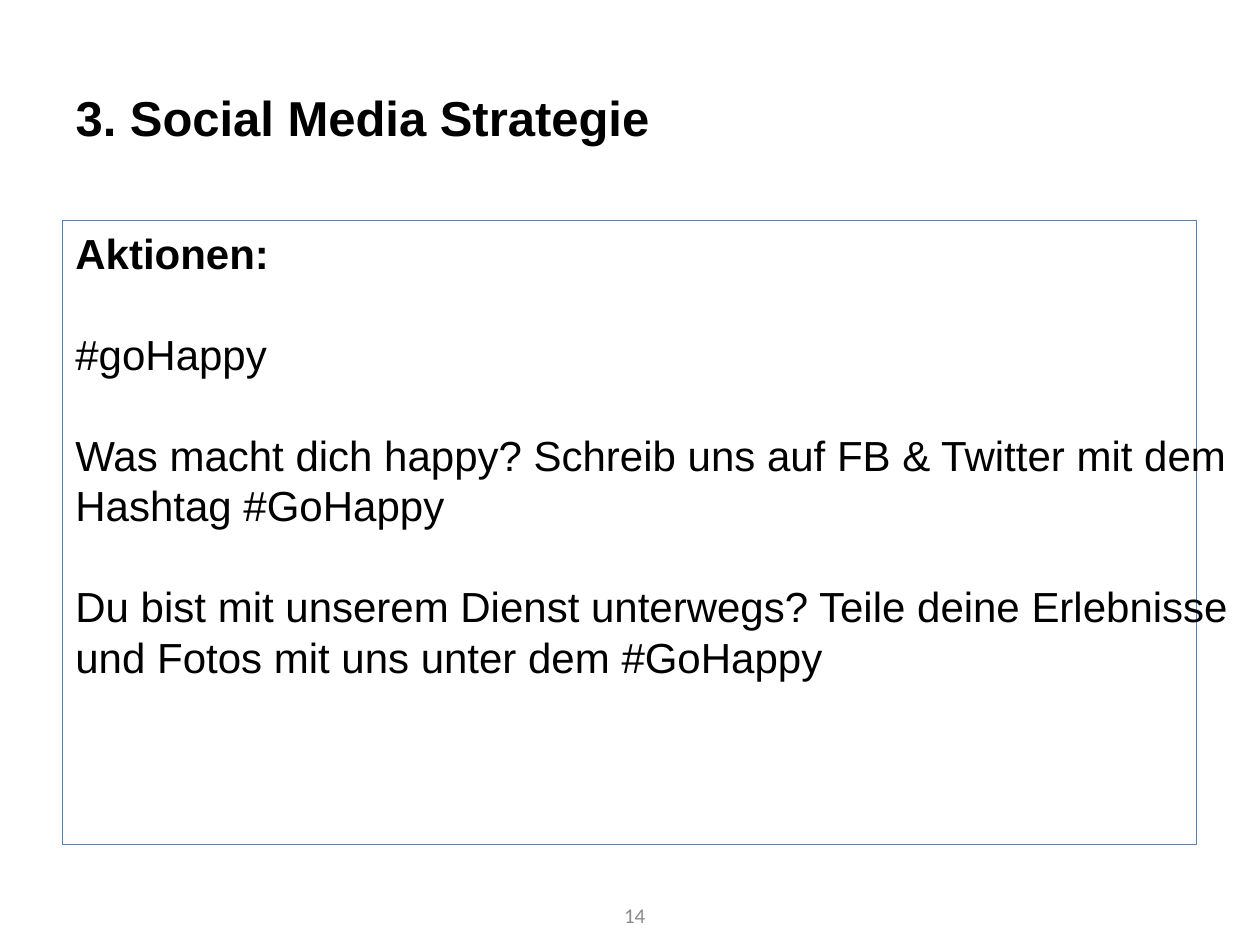
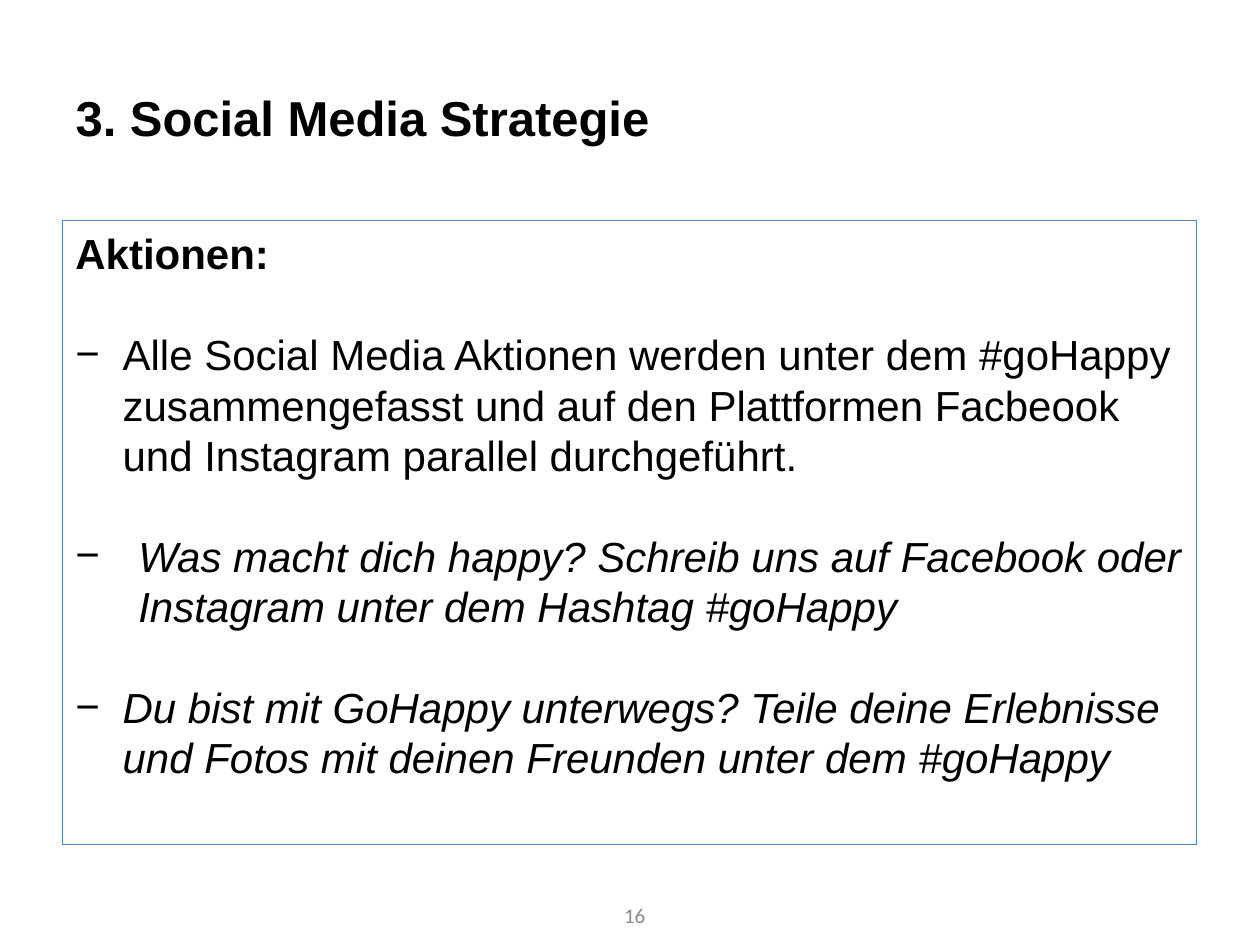
Before and after one commit to Roba1993/Happy-Hour, a slide deck: slide 16 of documents/marketing/Social Media Marketingkonzept/Marketingstrategie - Social Media (5.7).pptx (slide 14 before the commit). Drawn at 1260x945 pixels with LibreOffice and Linux fonts; fonts in the diff are those of the drawing. Boxes give left, top, right and bottom in pixels: in the first picture for what was removed or moved away, otherwise in the second. Text is boxed around its words. In the diff, an @@ line names an element or a change of style, - is before the commit and + after.

Commit message:
Version 1.0 Social Media Marketingkonzept

```diff
--- a/documents/marketing/Social Media Marketingkonzept/Marketingstrategie - Social Media (5.7).pptx
+++ b/documents/marketing/Social Media Marketingkonzept/Marketingstrategie - Social Media (5.7).pptx
@@ text at (x1=123, y1=339, x2=1181, y2=782): text changed; italic on @@
-#goHappy
-Was macht dich happy? Schreib uns auf FB & Twitter mit dem Hashtag #GoHappy
-Du bist mit unserem Dienst unterwegs? Teile deine Erlebnisse und Fotos mit uns unter dem #GoHappy
+− Alle Social Media Aktionen werden unter dem #goHappy zusammengefasst und auf den Plattformen Facbeook und Instagram parallel durchgeführt.
+− Was macht dich happy? Schreib uns auf Facebook oder Instagram unter dem Hashtag #goHappy
+− Du bist mit GoHappy unterwegs? Teile deine Erlebnisse und Fotos mit deinen Freunden unter dem #goHappy
@@ page number at (x1=624, y1=909, x2=645, y2=923): text changed @@
-14
+16
```
Also in this commit, not shown: 6 other slides changed, 3 slides added.
